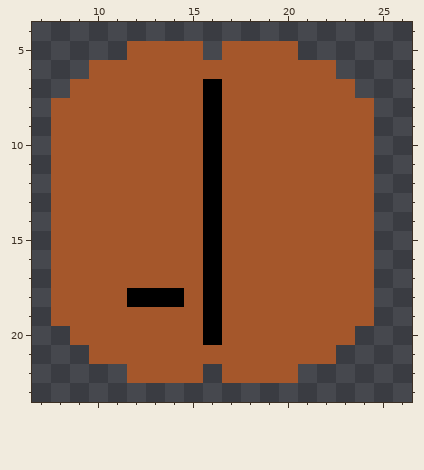
File history of a pixel-art sprite, packages/nouns-img-permutator/assets/layer-3/head-coffeebean.png. This is how it looked before the edit.
The file is 32x32 pixels. Shown: x 7..26, y 4..23.
New version:
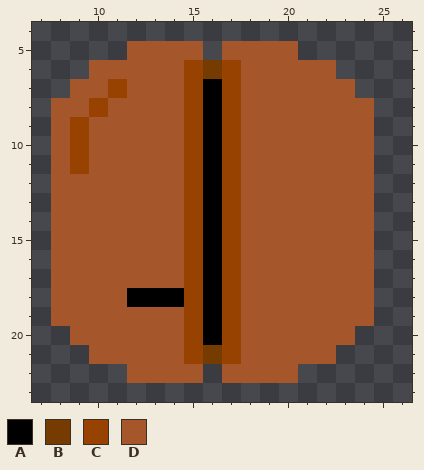
Palette (. is transparent): A #000000  B #763b00  C #974200  D #a5572b
Change:
@@ x 7..19 @@
  5 .....DDDD.DDD
- 6 ...DDDDDDDDDD
- 7 ..DDDDDDDADDD
- 8 .DDDDDDDDADDD
- 9 .DDDDDDDDADDD
-10 .DDDDDDDDADDD
-11 .DDDDDDDDADDD
-12 .DDDDDDDDADDD
-13 .DDDDDDDDADDD
-14 .DDDDDDDDADDD
-15 .DDDDDDDDADDD
-16 .DDDDDDDDADDD
-17 .DDDDDDDDADDD
-18 .DDDDAAADADDD
-19 .DDDDDDDDADDD
-20 ..DDDDDDDADDD
-21 ...DDDDDDDDDD
+ 6 ...DDDDDCBCDD
+ 7 ..DDCDDDCACDD
+ 8 .DDCDDDDCACDD
+ 9 .DCDDDDDCACDD
+10 .DCDDDDDCACDD
+11 .DCDDDDDCACDD
+12 .DDDDDDDCACDD
+13 .DDDDDDDCACDD
+14 .DDDDDDDCACDD
+15 .DDDDDDDCACDD
+16 .DDDDDDDCACDD
+17 .DDDDDDDCACDD
+18 .DDDDAAACACDD
+19 .DDDDDDDCACDD
+20 ..DDDDDDCACDD
+21 ...DDDDDCBCDD
 22 .....DDDD.DDD
